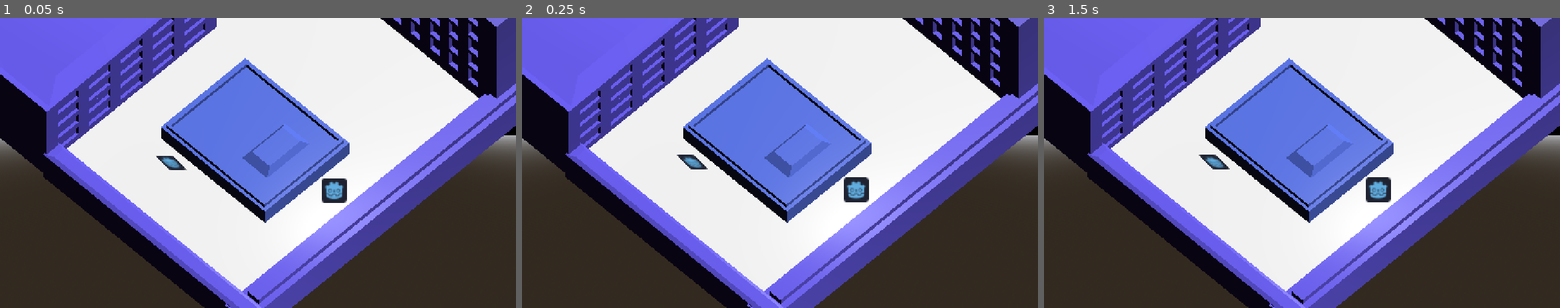
Above: before the commit, frames 1-3 (left to right).
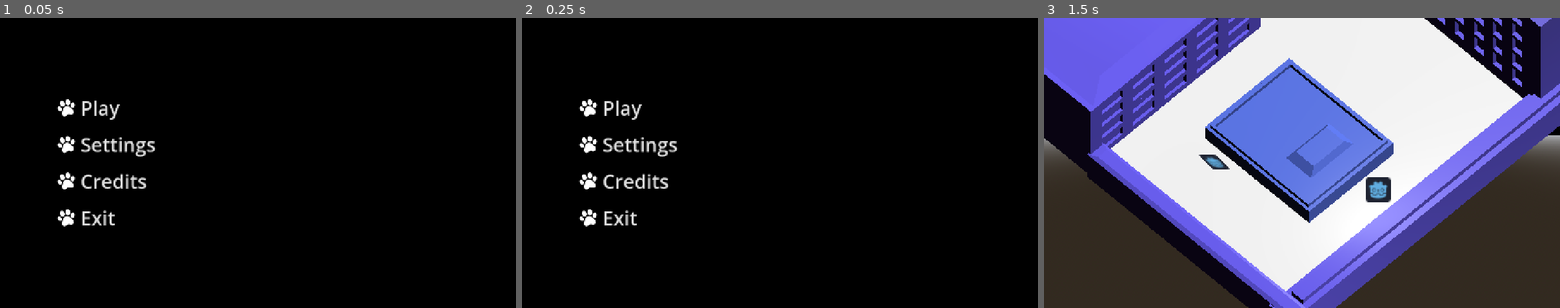
Above: after the commit, the same moments.

Repository: WeronikaKowalkowska/dnsgamejam
Game: Godot game, scene res://scenes/menu.tscn
The game is run twice, just before and just after one commit, with the same random seed, the same clock (stepped at 60 frames per second) and the same inputs. Before the commit the project starts from res://scenes/main.tscn.
Inputs (mouse positions are in pixels of both pictures, inside the frame that each line leads up to):
- Up to frame 1 (0.05 s): no input
- Up to frame 2 (0.25 s): no input
- Up to frame 3 (1.5 s): click (1147, 107) at 0.5 s, where only the run after the commit has a clickable "Play"; tap Enter (ui_accept) at 1.25 s; move the mouse to (1415, 148) at 1.27 s; click (1415, 148) at 1.42 s

The runs differ from the first frame. In frame 1, 91% of the frame differs, in the area x 0-100%, y 0-100%; in frame 2, 91%; in frame 3, nothing differs.

Commit message:
Set menu as main scene

Diff:
--- a/project.godot
+++ b/project.godot
@@ -11,7 +11,7 @@
 [application]
 
 config/name="DNJ4"
-run/main_scene="uid://bfjrv0n5laawk"
+run/main_scene="uid://beyxdwc5xx6t6"
 config/features=PackedStringArray("4.7", "GL Compatibility")
 boot_splash/bg_color=Color(0.12941177, 0.14509805, 0.19607843, 1)
 boot_splash/stretch_mode=0
--- a/scenes.gd
+++ b/scenes.gd
@@ -1,11 +1,3 @@
 extends Node
 
-
-# Called when the node enters the scene tree for the first time.
-func _ready() -> void:
-	pass # Replace with function body.
-
-
-# Called every frame. 'delta' is the elapsed time since the previous frame.
-func _process(delta: float) -> void:
-	pass
+const MAIN = preload('uid://bfjrv0n5laawk')
--- a/scenes/menu.gd
+++ b/scenes/menu.gd
@@ -11,7 +11,7 @@
 func _ready() -> void:
 
 	window_manager.hide()
-
+	play_btn.pressed.connect(func(): get_tree().change_scene_to_packed(Scenes.MAIN))
 	settings_btn.pressed.connect(request_window.bind("Settings"))
 	credits_btn.pressed.connect(request_window.bind("Credits"))
 	exit_btn.pressed.connect(exit)
--- a/scenes/menu.tscn
+++ b/scenes/menu.tscn
@@ -156,6 +156,7 @@
 grow_vertical = 2
 
 [node name="WindowManager" type="Control" parent="." unique_id=1211294707]
+visible = false
 layout_mode = 1
 anchors_preset = 15
 anchor_right = 1.0
